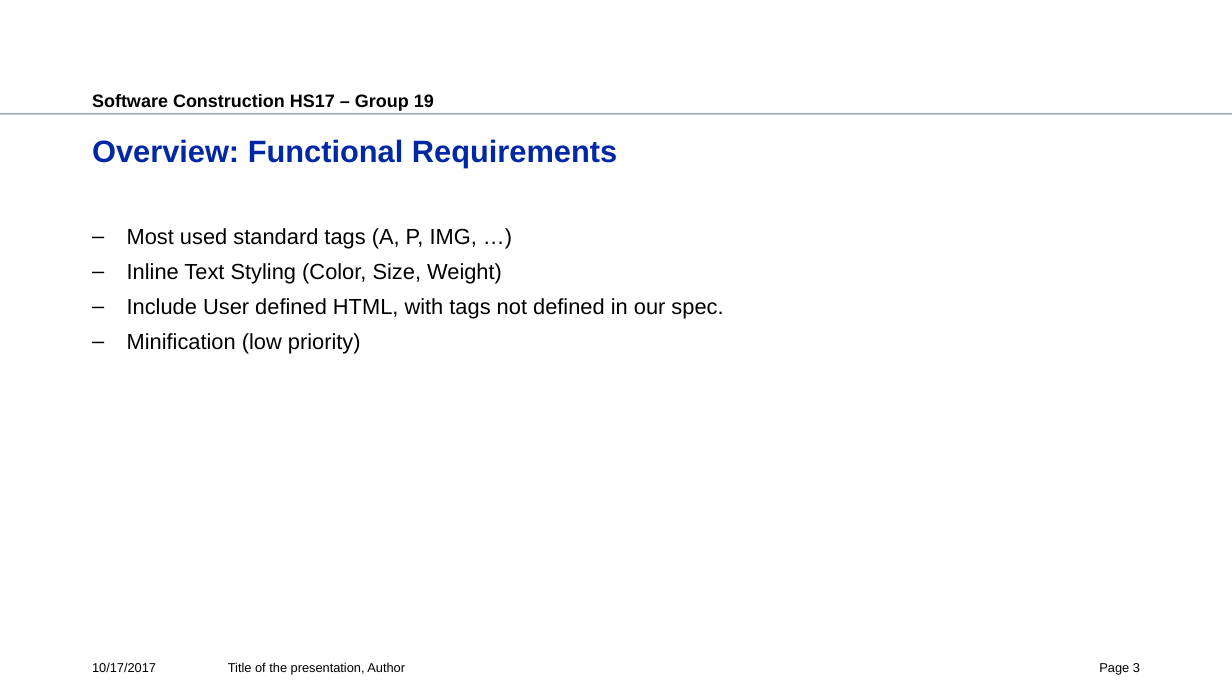
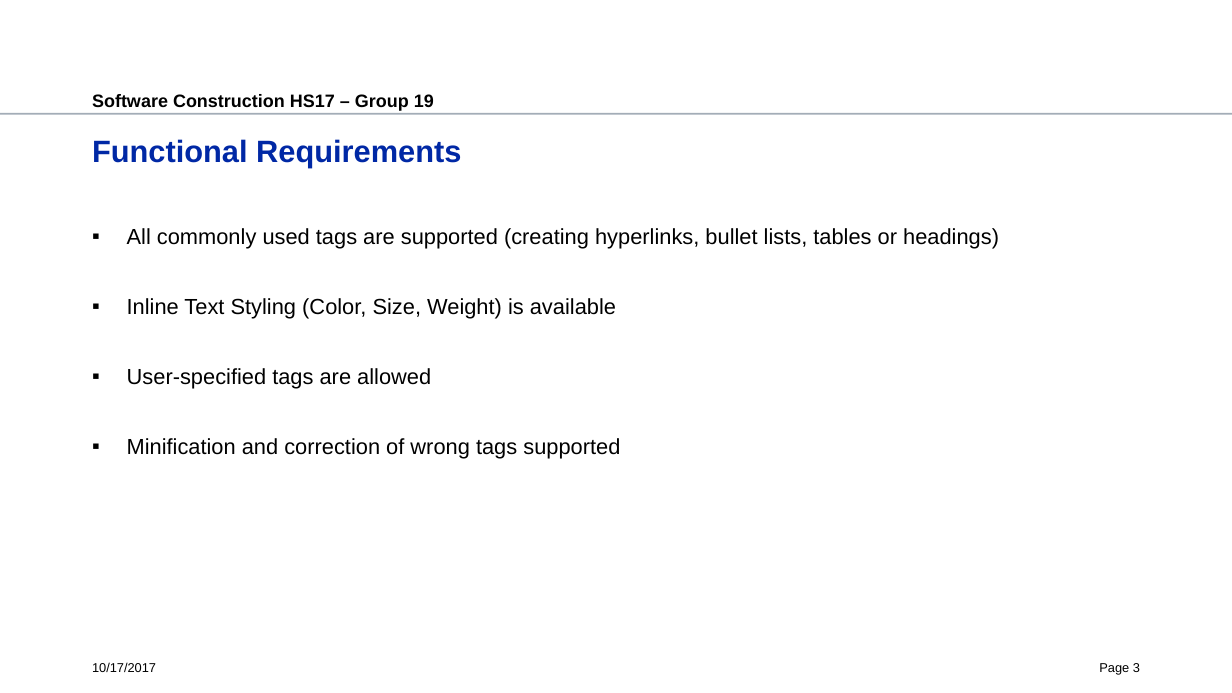
Before and after one commit to eesati/html-library, a slide deck: slide 3 of documents/assignment-1.pptx. Drawn at 1232x693 pixels with LibreOffice and Linux fonts; fonts in the diff are those of the drawing; background and template pictures are left out. Boxes give left, top, right and bottom in pixels: in the first picture for what was removed or moved away, otherwise in the second. Text is boxed around its words. In the diff, an @@ line names an element or a change of style, - is before the commit and + after.

```diff
--- a/documents/assignment-1.pptx
+++ b/documents/assignment-1.pptx
@@ title at <box>92,139,461,168</box>: text changed @@
-Overview: Functional Requirements
+Functional Requirements
@@ text at <box>127,228,999,458</box>: text changed @@
-– Most used standard tags (A, P, IMG, …)
-– Inline Text Styling (Color, Size, Weight)
-– Include User defined HTML, with tags not defined in our spec.
-– Minification (low priority)
+▪ All commonly used tags are supported (creating hyperlinks, bullet lists, tables or headings)
+▪ Inline Text Styling (Color, Size, Weight) is available
+▪ User-specified tags are allowed
+▪ Minification and correction of wrong tags supported
@@ text removed at <box>228,662,405,674</box> @@
-Title of the presentation, Author
```
Also in this commit, not shown: 4 other slides changed.
